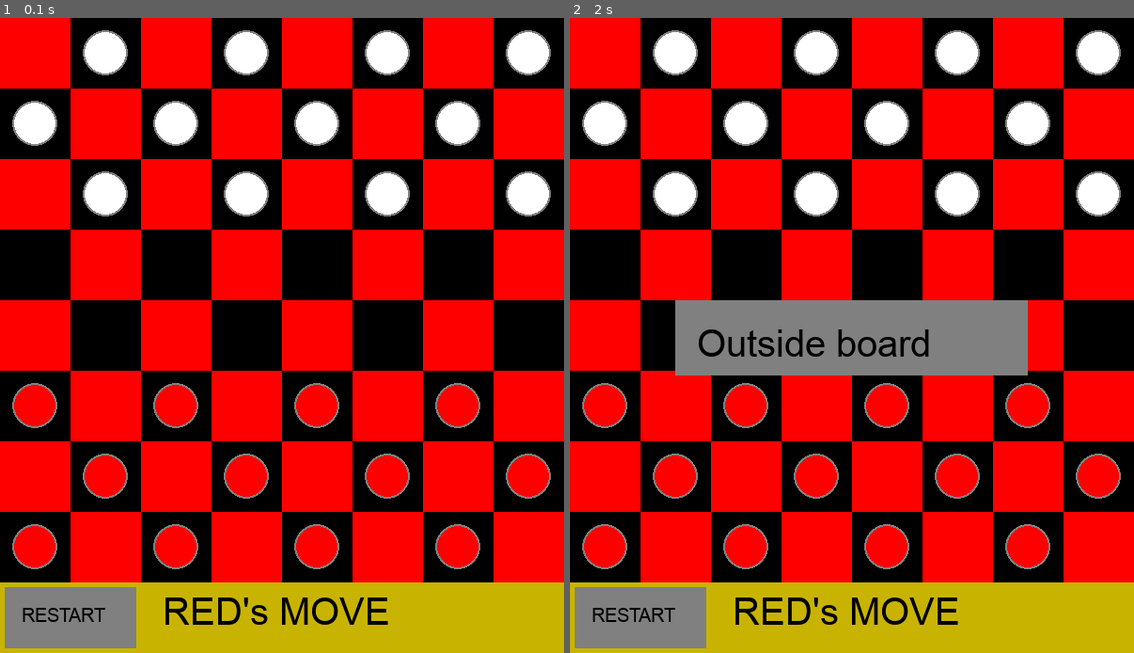
Above: before the commit, frames 1-2 (left to right).
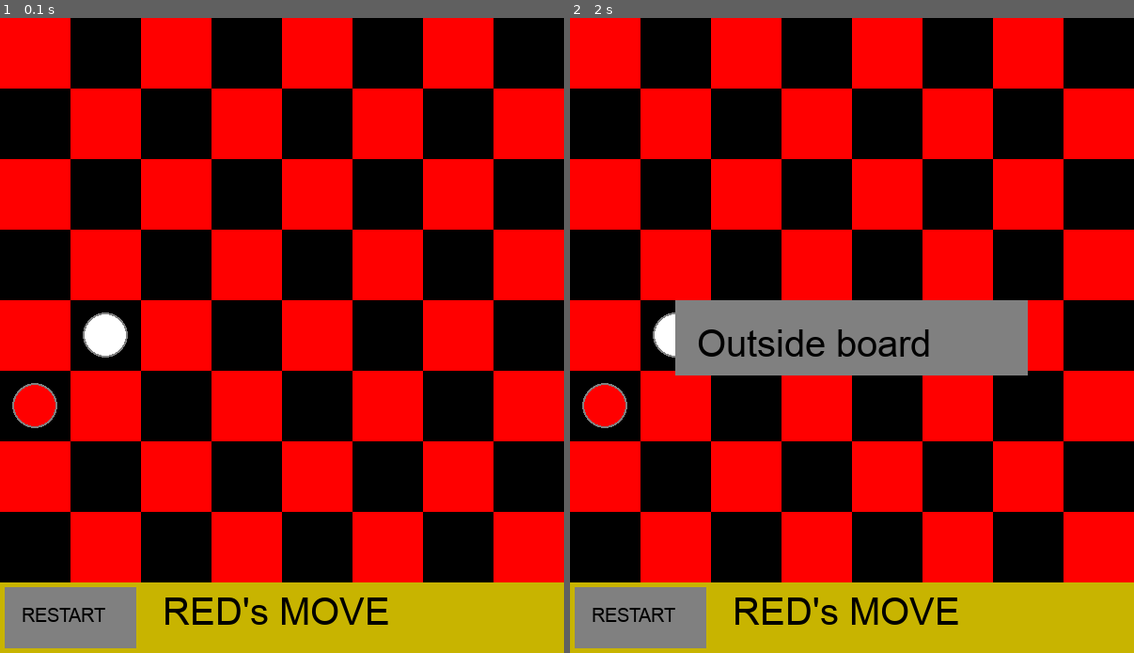
Above: after the commit, the same moments.

Repository: mzkaoq/checkers_pygame
Game: pygame game, started from main.py
Two runs of this game, one before a commit and one after it. Both use one fixed random seed, a clock stepped at 60 frames per second and the inputs below.
Inputs:
- Up to frame 1 (0.1 s): no input
- Up to frame 2 (2 s): click "RESTART" at 0.38 s; click "RED's MOVE" at 1.72 s

The runs differ from the first frame. In frame 1, 11% of the frame differs, in the area x 2-98%, y 1-87%; in frame 2, 10%.

Commit message:
dodanie początkowych ustawien pod testy d,e,f,g,h

Diff:
--- a/checkers/board.py
+++ b/checkers/board.py
@@ -1,6 +1,8 @@
 import pygame
 from .constants import BLACK, WHITE, ROWS, COLS, RED, SQUARE_SIZE, GREY, GOLD, FONT
+import checkers.game
 from .piece import Piece, King
+
 
 class Board:
     def __init__(self, win):
@@ -8,7 +10,7 @@
         self.red_left = self.white_left = 12
         self.red_kings = self.white_kings = 0
         self.win = win
-        self.create_board2()
+        self.create_board_test_g_f()
 
     def draw_squares(self, win):
         win.fill(BLACK)
@@ -30,17 +32,6 @@
             if i < 3:
                 self.board.append([Piece(i, x, WHITE) if x % 2 == (i + 1) % 2 else 0 for x in range(COLS)])
             elif i > 4:
-                self.board.append([Piece(i, x, RED) if x % 2 == (i + 1) % 2 else 0 for x in range(COLS)])
-            else:
-                self.board.append([0 for x in range(COLS)])
-
-    def create_board_testa(self):
-        self.red_left = 4
-        self.white_left = 4
-        for i in range(ROWS):
-            if i > 2 and i < 4:
-                self.board.append([Piece(i, x, WHITE) if x % 2 == (i + 1) % 2 else 0 for x in range(COLS)])
-            elif i > 3 and i < 5:
                 self.board.append([Piece(i, x, RED) if x % 2 == (i + 1) % 2 else 0 for x in range(COLS)])
             else:
                 self.board.append([0 for x in range(COLS)])
@@ -163,3 +154,52 @@
         elif self.white_left <= 0:
             return RED
         return None
+
+    def create_board_test_d(self):
+        self.red_left = 1
+        self.white_left = 3
+        self.board = [[0, 0, 0, 0, 0, 0, 0, 0],
+                      [0, 0, 0, 0, 0, 0, 0, 0],
+                      [0, 0, 0, Piece(2, 3, WHITE), 0, 0, 0, 0],
+                      [0, 0, 0, 0, 0, 0, 0, 0],
+                      [0, 0, 0, 0, 0, Piece(4, 5, WHITE), 0, 0],
+                      [0, 0, 0, 0, 0, 0, Piece(5, 6, RED), 0],
+                      [0, Piece(6, 1, WHITE), 0, 0, 0, 0, 0, 0],
+                      [0, 0, 0, 0, 0, 0, 0, 0],
+                      ]
+    def create_board_test_e(self):
+        self.red_left = 1
+        self.white_left = 1
+        self.board = [[0, 0, 0, 0, 0, 0, 0, 0],
+                      [0, 0, Piece(1, 2, RED), 0, 0, 0, 0, 0],
+                      [0, 0, 0, 0, 0, 0, 0, 0],
+                      [0, 0, 0, 0, 0, 0, 0, 0],
+                      [0, 0, 0, 0, 0, 0, 0, 0],
+                      [0, 0, 0, 0, 0, 0, 0, 0],
+                      [0, Piece(6, 1, WHITE), 0, 0, 0, 0, 0, 0],
+                      [0, 0, 0, 0, 0, 0, 0, 0],
+                      ]
+    def create_board_test_f(self):
+        self.red_left = 1
+        self.white_left = 2
+        self.board = [[0, Piece(0, 1, WHITE), 0, 0, 0, 0, 0, 0],
+                      [0, 0, 0, 0, 0, 0, 0, 0],
+                      [0, 0, 0, 0, 0, 0, 0, 0],
+                      [0, 0, 0, 0, 0, 0, 0, 0],
+                      [0, 0, 0, 0, 0, 0, 0, 0],
+                      [King(5, 0, RED), 0, 0, 0, 0, 0, 0, 0],
+                      [0, Piece(6, 1, WHITE), 0, 0, 0, 0, 0, 0],
+                      [0, 0, 0, 0, 0, 0, 0, 0],
+                      ]
+    def create_board_test_g_f(self):
+        self.red_left = 1
+        self.white_left = 1
+        self.board = [[0, 0, 0, 0, 0, 0, 0, 0],
+                      [0, 0, 0, 0, 0, 0, 0, 0],
+                      [0, 0, 0, 0, 0, 0, 0, 0],
+                      [0, 0, 0, 0, 0, 0, 0, 0],
+                      [0, Piece(4, 1, WHITE), 0, 0, 0, 0, 0, 0],
+                      [Piece(5, 0, RED), 0, 0, 0, 0, 0, 0, 0],
+                      [0, 0, 0, 0, 0, 0, 0, 0],
+                      [0, 0, 0, 0, 0, 0, 0, 0],
+                      ]
